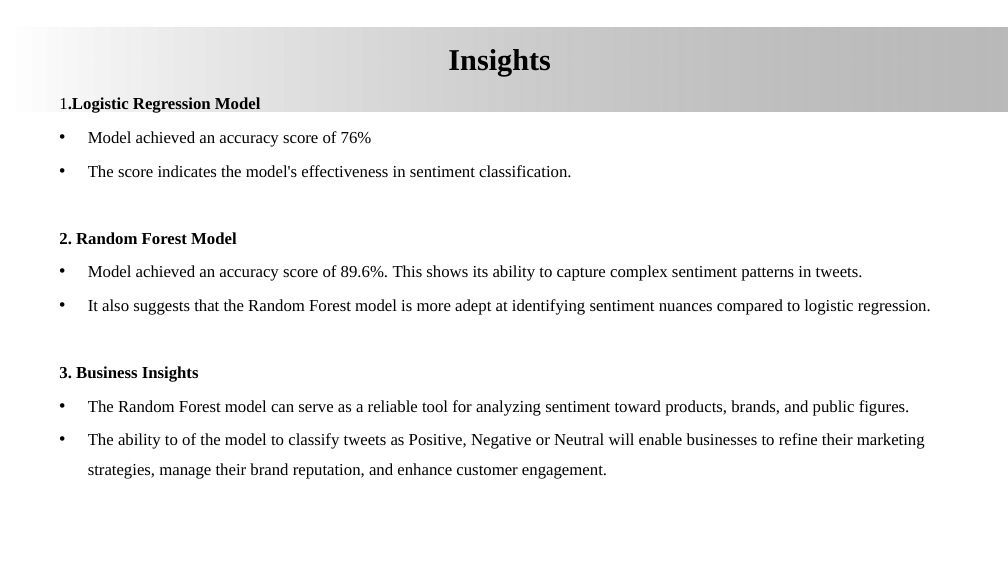
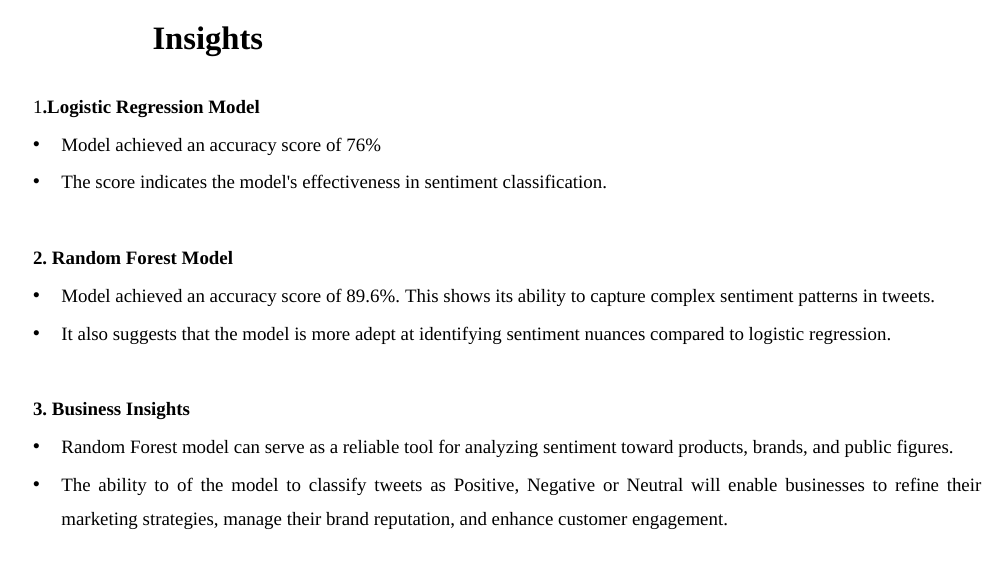
Before and after one commit to James-tech4/JAMES-DSPT08-PHASE-4-PROJECT, a slide deck: slide 14 of presentation.pptx (slide 15 before the commit). Drawn at 1008x567 pixels with LibreOffice and Linux fonts; fonts in the diff are those of the drawing; background and template pictures are left out. Boxes give left, top, right and bottom in pixels: in the first picture for what was removed or moved away, otherwise in the second. Text is boxed around its words. In the diff, an @@ line names an element or a change of style, - is before the commit and + after.

Commit message:
Final changes

```diff
--- a/presentation.pptx
+++ b/presentation.pptx
@@ rectangle removed at (0, 27, 1008, 110) @@
@@ title "Insights": place and size @@
-title "Insights" at (448, 49, 551, 75)
+title "Insights" at (153, 26, 264, 56)
@@ title "Insights" at (153, 26, 264, 56): size 28.8 to 31.1 pt; alignment centre to left @@
@@ text "1.Logistic Regression Model": place and size @@
-text "1.Logistic Regression Model" at (59, 97, 931, 479)
+text "1.Logistic Regression Model" at (33, 100, 982, 529)
@@ text at (33, 100, 982, 529): size 16 to 18 pt in "1.Logistic Regression Model", "Model achieved an accuracy score of 76%", "The score indicates the model's effectiveness in ...", "2. Random Forest Model" and 3 more places; alignment left to justified @@
@@ text at (61, 326, 891, 344): text changed; size 16 to 18 pt @@
-• It also suggests that the Random Forest model is more adept at identifying sentiment nuances compared to logistic regression.
+• It also suggests that the model is more adept at identifying sentiment nuances compared to logistic regression.
@@ text at (61, 439, 954, 457): text changed; size 16 to 18 pt @@
-• The Random Forest model can serve as a reliable tool for analyzing sentiment toward products, brands, and public figures.
+• Random Forest model can serve as a reliable tool for analyzing sentiment toward products, brands, and public figures.
```
Also in this commit, not shown: 16 other slides changed, 1 slide removed.
